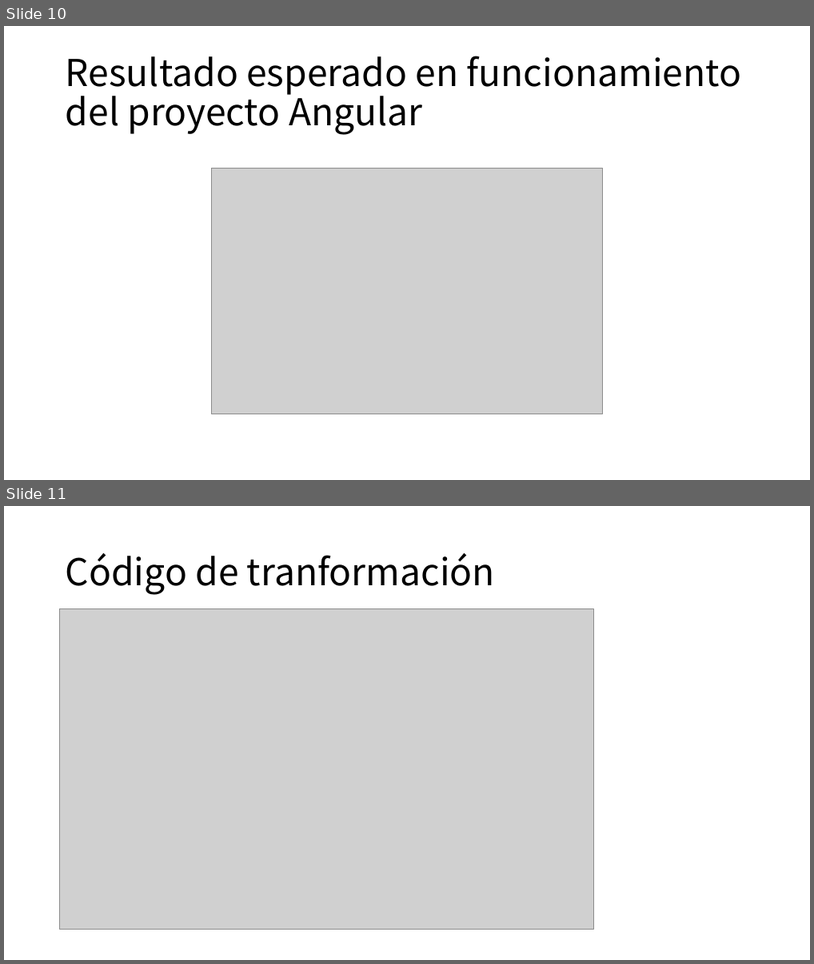
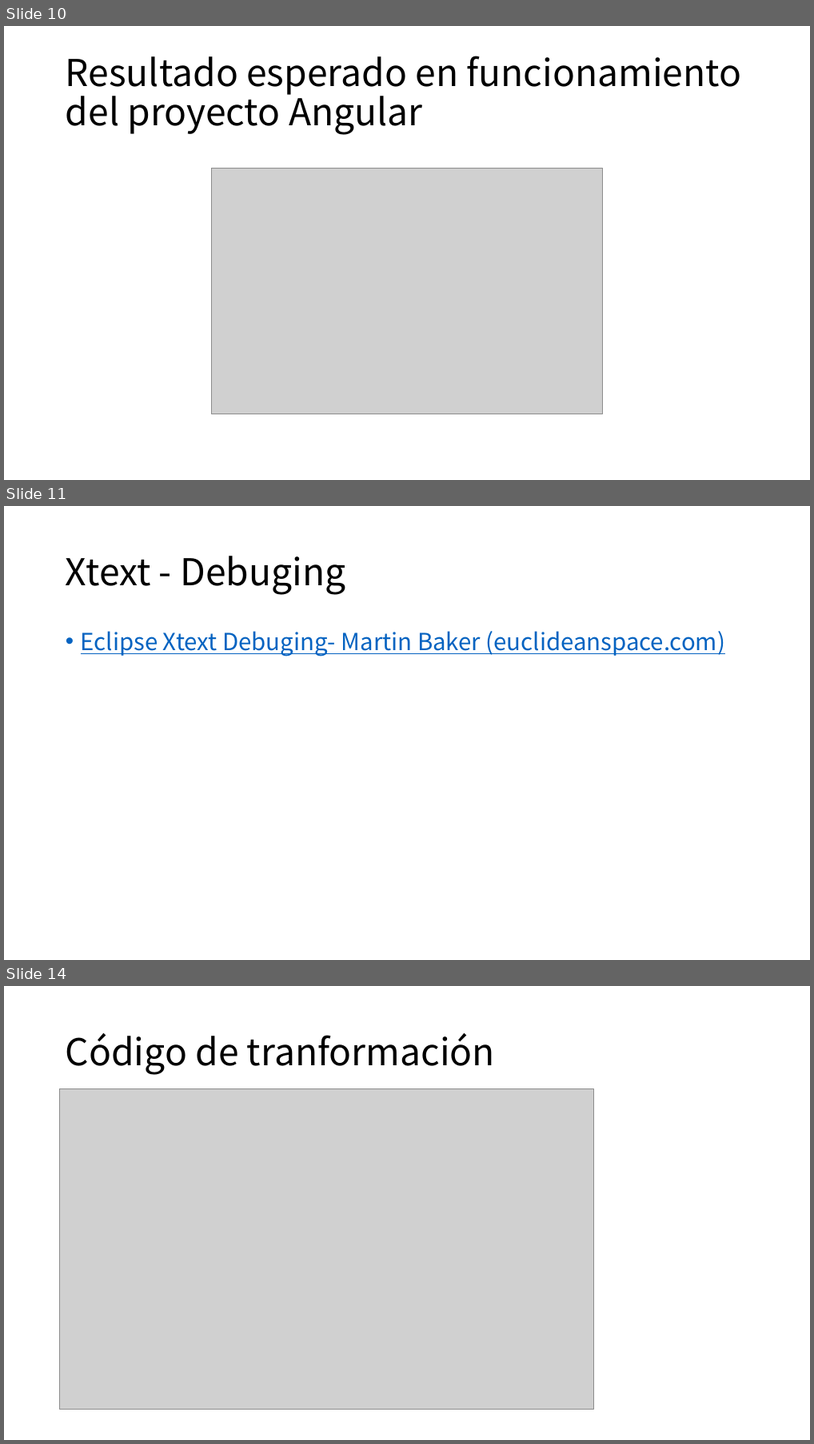
Before and after one commit to cedececa/tfg-model-2-web, a slide deck: planning-and-logs/T2A-v0.002.pptx. Shown one above the other, each under a label of ours: slides 10 and 11 before the commit, slides 10, 11 and 14 after it; the slides between them are not shown. The pictures are 814x964 and 814x1444 pixels, drawn with LibreOffice and Linux fonts; fonts in the diff are those of the drawing; grey boxes stand for pictures. Boxes give left, top, right and bottom in pixels: in the first picture for what was removed or moved away, otherwise in the second. Text is boxed around its words. In the diff, an @@ line names an element or a change of style, - is before the commit and + after.

```diff
--- a/planning-and-logs/T2A-v0.002.pptx
+++ b/planning-and-logs/T2A-v0.002.pptx
@@ slide 11 added at [4,506,810,960], background #FFFFFF @@
@@ title added at [66,556,346,595], 44 pt, text #000000 @@
+Xtext - Debuging
@@ text added at [81,631,726,656], 28 pt, text #0563C1, underline @@
+• Eclipse Xtext Debuging- Martin Baker (euclideanspace.com)
@@ what was slide 11 is now slide 14 @@
```
Also in this commit, not shown: 3 slides changed, 2 other slides added, 31 other files.
